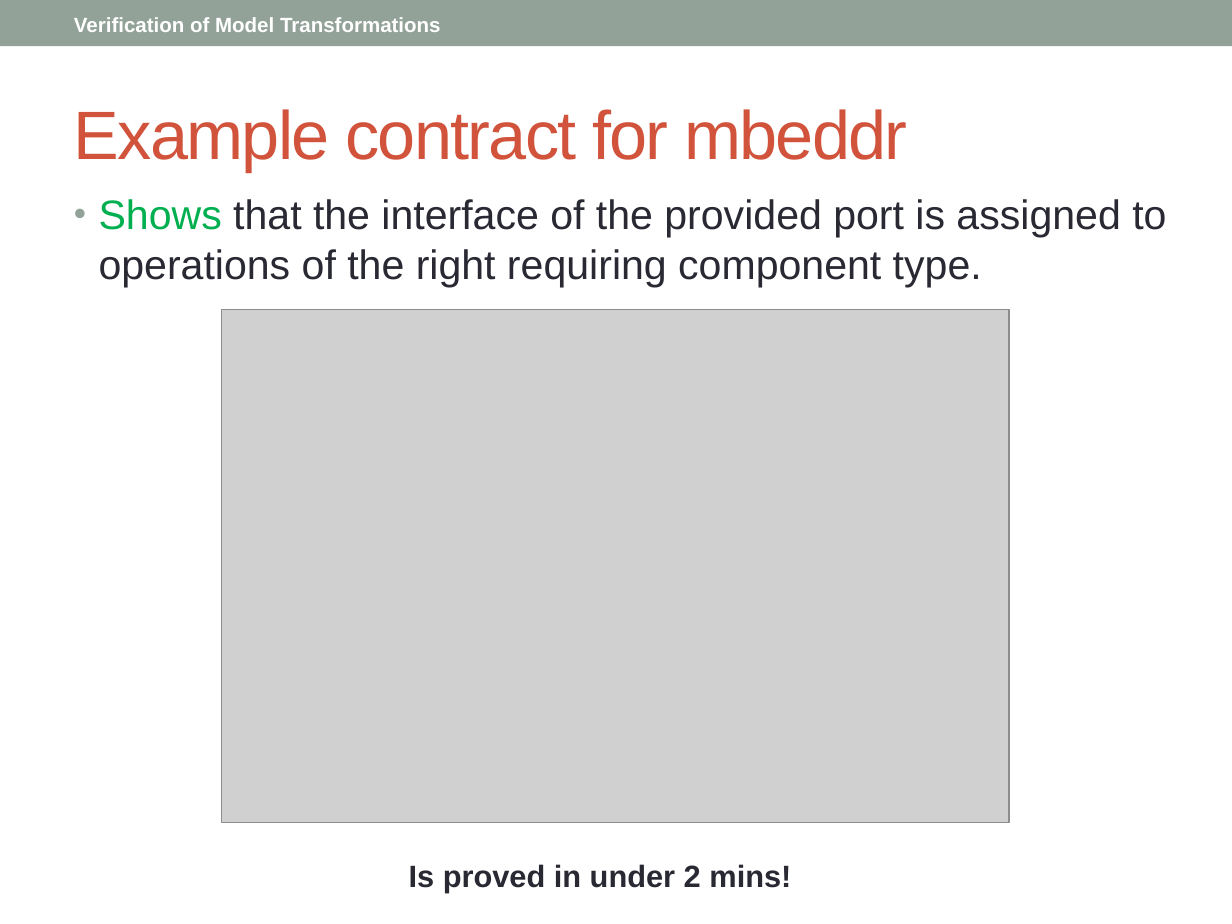
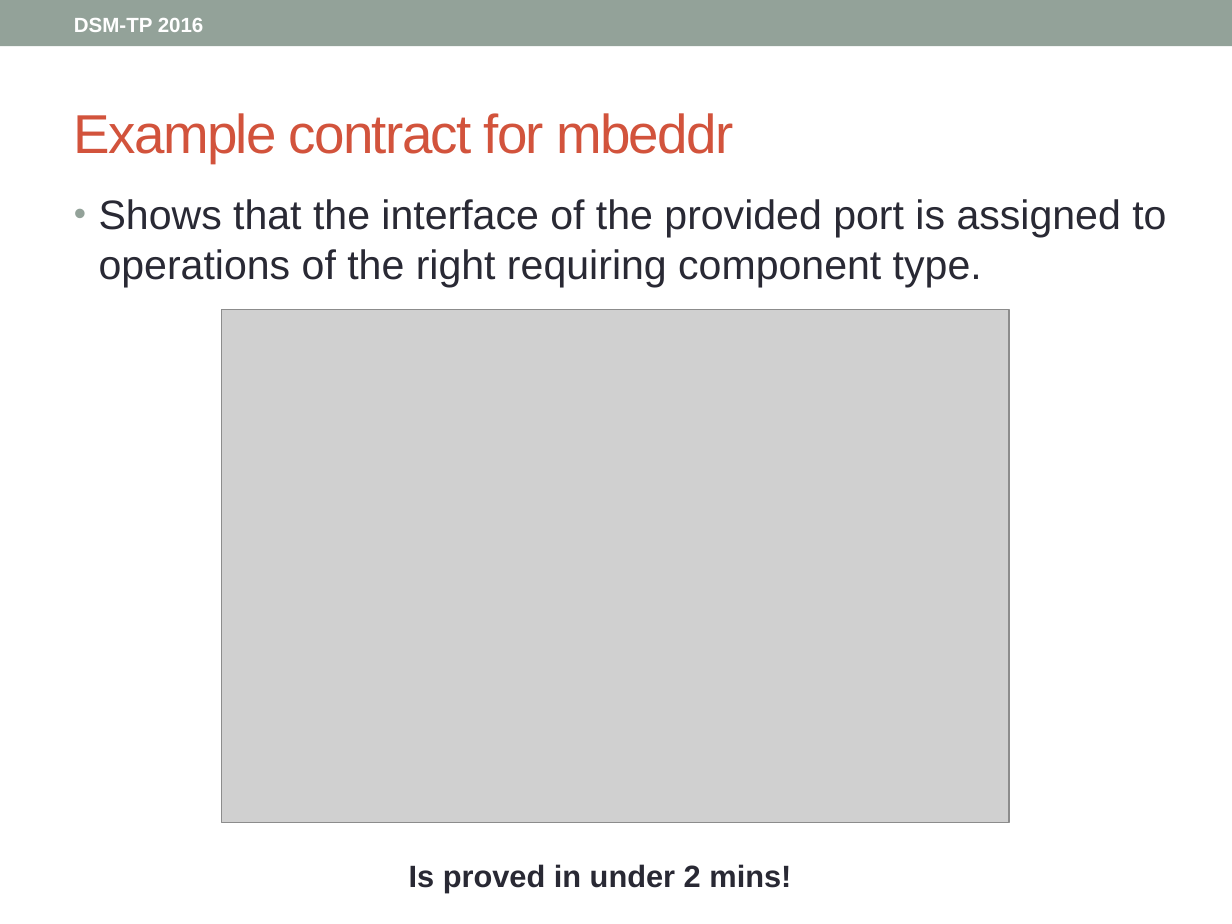
Before and after one commit to levilucio/SyVOLTDocuments, a slide deck: slide 19 of presentations/DSM-TP_2016.pptx (slide 15 before the commit). Drawn at 1232x924 pixels with LibreOffice and Linux fonts; fonts in the diff are those of the drawing; grey boxes stand for pictures. Boxes give left, top, right and bottom in pixels: in the first picture for what was removed or moved away, otherwise in the second. Text is boxed around its words. In the diff, an @@ line names an element or a change of style, - is before the commit and + after.

```diff
--- a/presentations/DSM-TP_2016.pptx
+++ b/presentations/DSM-TP_2016.pptx
@@ text at <box>74,18,204,32</box>: text changed @@
-Verification of Model Transformations
+DSM-TP 2016
@@ title "Example contract for mbeddr" at <box>74,113,733,163</box>: size 40 to 32 pt @@
@@ text "Shows that the interface of ..." at <box>99,199,1166,287</box>: text colour #00B050 to #292934 in "Shows" @@
```
Also in this commit, not shown: 25 other slides changed, 8 slides added.
